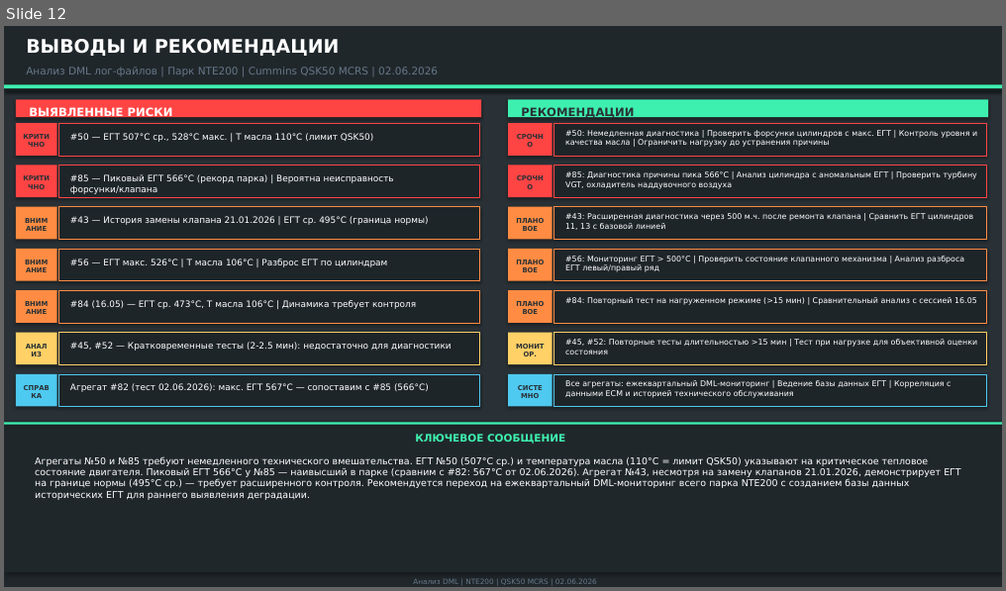
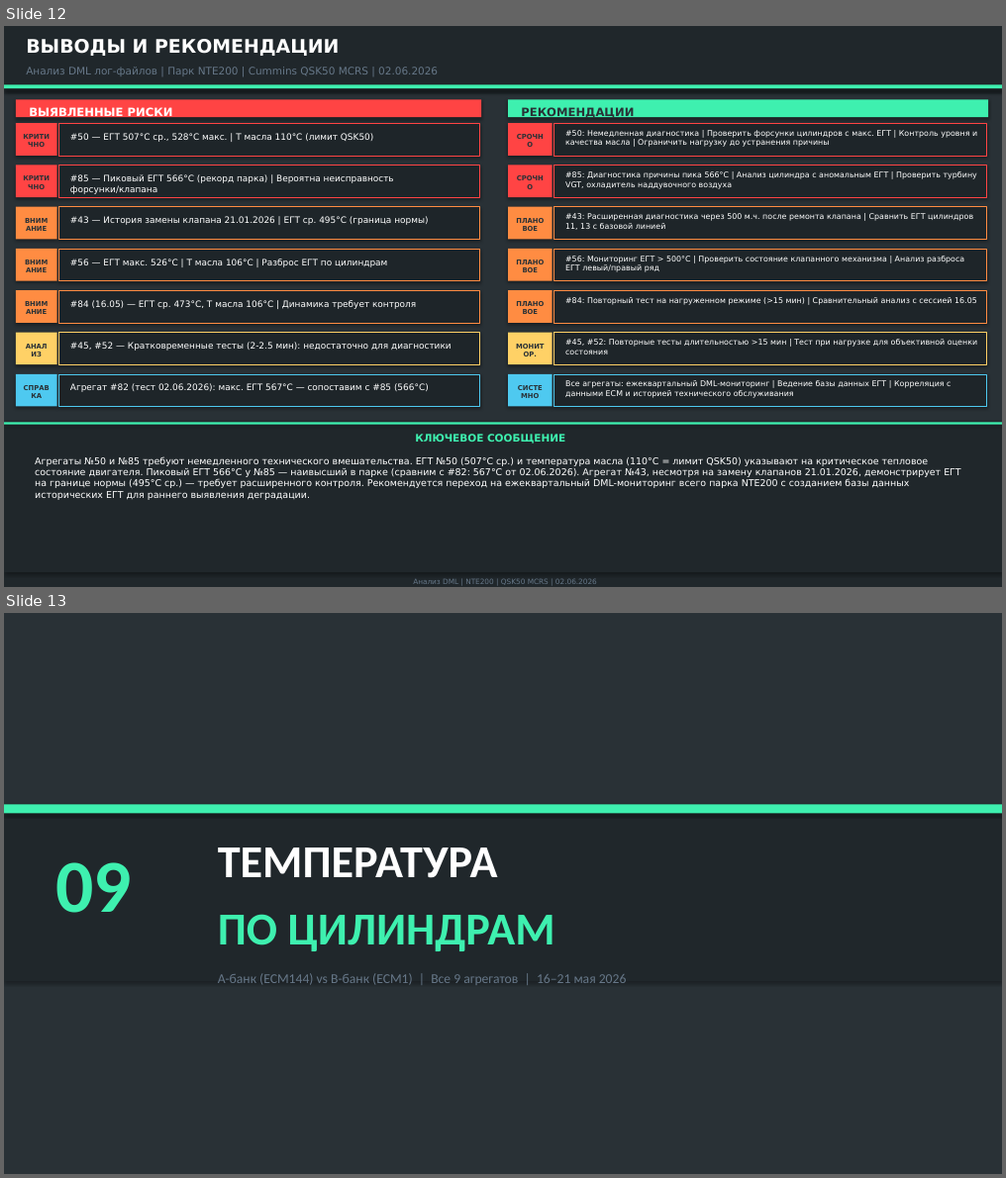
Before and after one commit to victorekuznetsov/NTE200, a slide deck: DML_Анализ_LogFiles_NTE200.pptx. Shown one above the other, each under a label of ours: slide 12 before the commit, slides 12 and 13 after it. The pictures are 1006x591 and 1006x1178 pixels, drawn with LibreOffice and Linux fonts; fonts in the diff are those of the drawing. Boxes give left, top, right and bottom in pixels: in the first picture for what was removed or moved away, otherwise in the second. Text is boxed around its words. In the diff, an @@ line names an element or a change of style, - is before the commit and + after.

```diff
--- a/DML_Анализ_LogFiles_NTE200.pptx
+++ b/DML_Анализ_LogFiles_NTE200.pptx
@@ slide 13 added at box(4, 613, 1002, 1174), background #293136 @@
@@ rectangle added at box(4, 805, 1002, 981), fill #20272B @@
@@ rectangle added at box(4, 805, 1002, 814), fill #3EF0AF @@
@@ text added at box(218, 848, 498, 878), 44 pt, text #FFFFFF, bold @@
+ТЕМПЕРАТУРА
@@ text added at box(55, 862, 132, 913), 72 pt, text #3EF0AF, bold @@
+09
@@ text added at box(218, 914, 555, 952), 44 pt, text #3EF0AF, bold @@
+ПО ЦИЛИНДРАМ
@@ text added at box(218, 973, 627, 985), 13 pt, text #667788 @@
+А-банк (ECM144) vs В-банк (ECM1) | Все 9 агрегатов | 16–21 мая 2026
```
Also in this commit, not shown: 9 other slides added, 1 other file.
